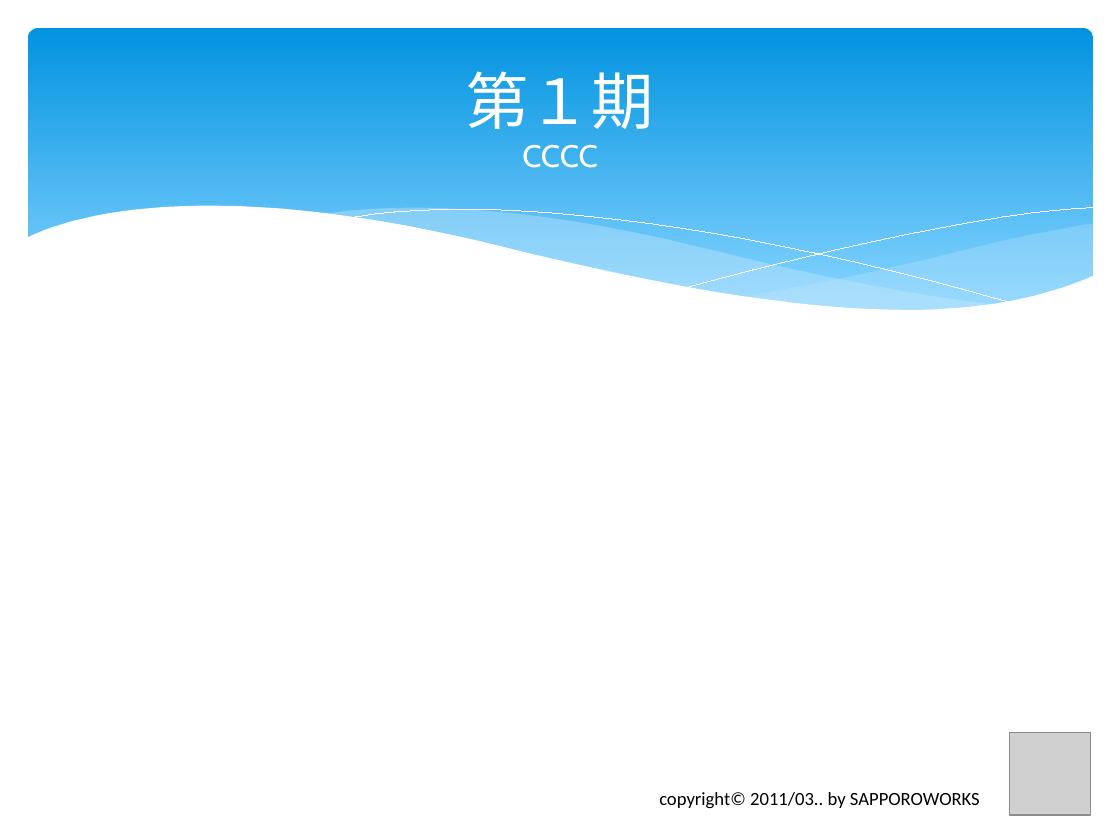
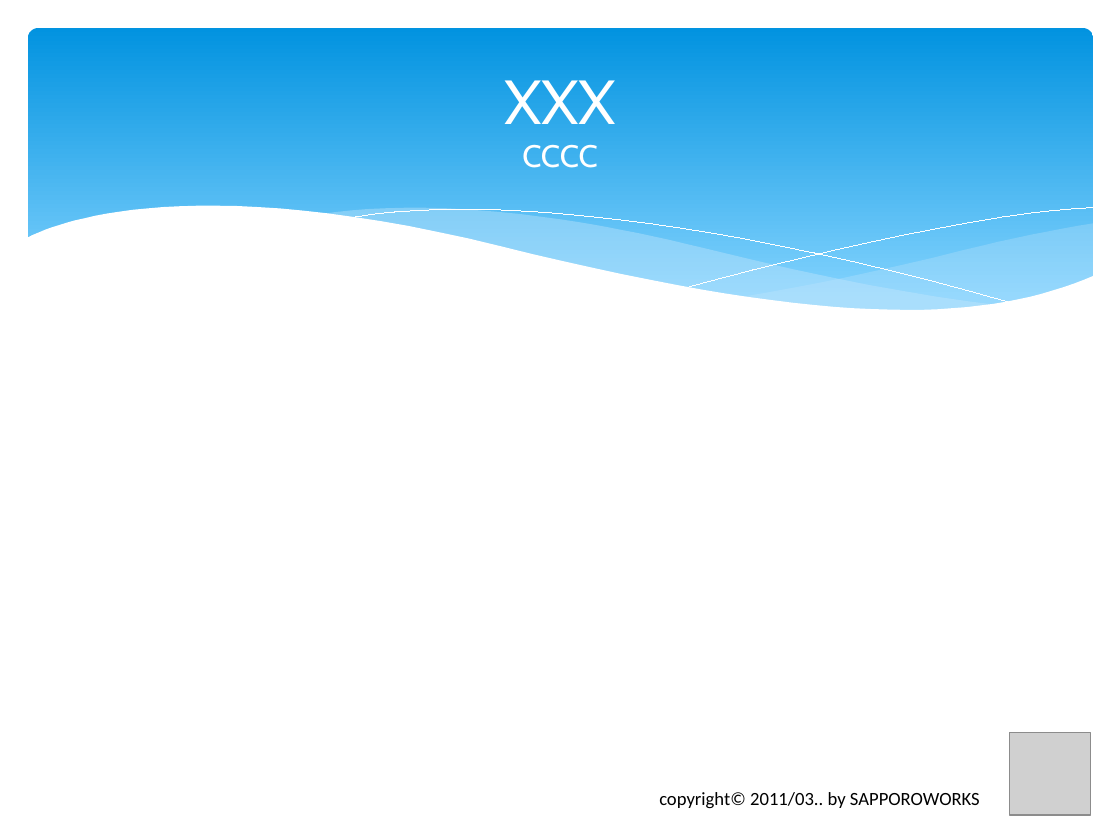
Before and after one commit to furuya02/clrh78, a slide deck: slide 68 of C# から Java へのプログラム移植で体験したTDDの効果は？.pptx (slide 38 before the commit). Drawn at 1120x840 pixels with LibreOffice and Linux fonts; fonts in the diff are those of the drawing; grey boxes stand for pictures. Boxes give left, top, right and bottom in pixels: in the first picture for what was removed or moved away, otherwise in the second. Text is boxed around its words. In the diff, an @@ line names an element or a change of style, - is before the commit and + after.

```diff
--- a/C# から Java へのプログラム移植で体験したTDDの効果は？.pptx
+++ b/C# から Java へのプログラム移植で体験したTDDの効果は？.pptx
@@ title at [504,80,616,168]: text changed @@
-第１期
-CCCC
+XXX
+CCCC
```
Also in this commit, not shown: 11 other slides changed, 23 slides added.
